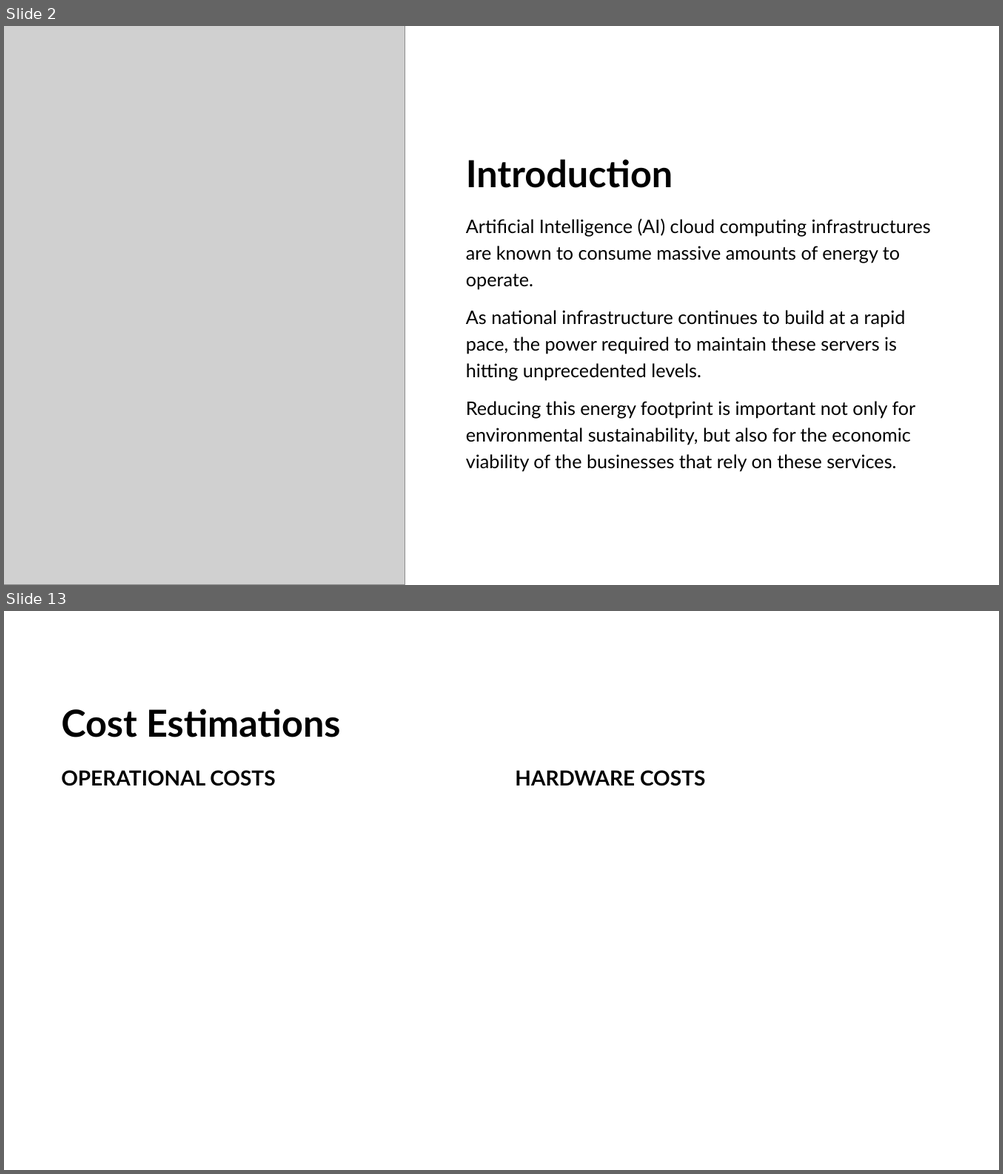
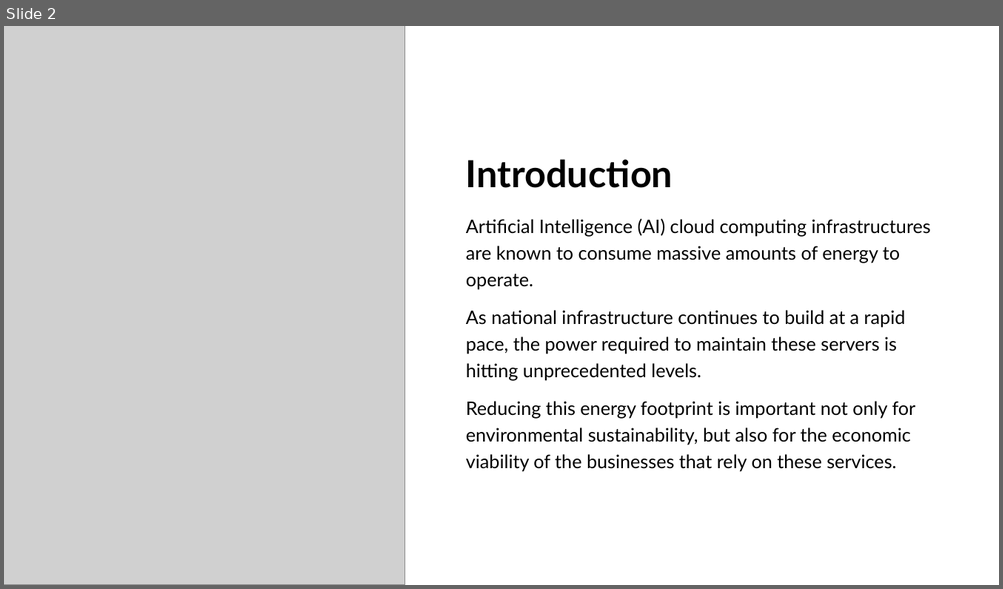
Before and after one commit to mcarbajal2/AdvInfoSys-SemesterProject, a slide deck: docs/Final_Presentation.pptx. Shown one above the other, each under a label of ours: slides 2 and 13 before the commit, slide 2 after it; the slides between them are not shown. The pictures are 1003x1174 and 1003x589 pixels, drawn with LibreOffice and Linux fonts; fonts in the diff are those of the drawing; grey boxes stand for pictures; background and template pictures are left out. Boxes give left, top, right and bottom in pixels: in the first picture for what was removed or moved away, otherwise in the second. Text is boxed around its words. In the diff, an @@ line names an element or a change of style, - is before the commit and + after.

```diff
--- a/docs/Final_Presentation.pptx
+++ b/docs/Final_Presentation.pptx
@@ slide 13 removed at (4,611,999,1170), background picture (left out) @@
@@ title removed at (61,709,340,738) @@
-Cost Estimations
@@ text removed at (61,770,275,786) @@
-OPERATIONAL COSTS
@@ text removed at (515,770,705,786) @@
-HARDWARE COSTS
```
Also in this commit, not shown: 5 slides changed, 4 slides added, 5 other slides removed, 2 other files.
